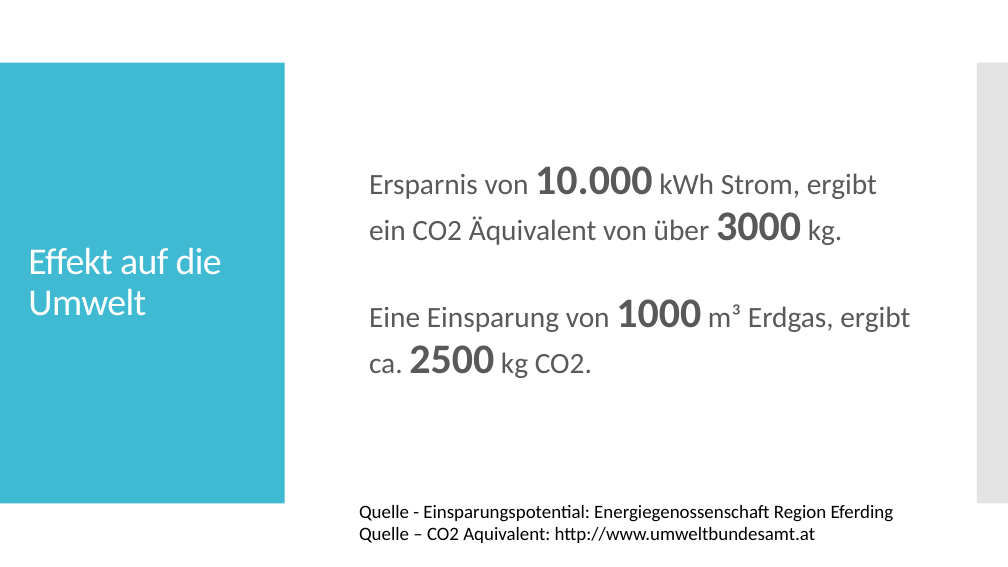
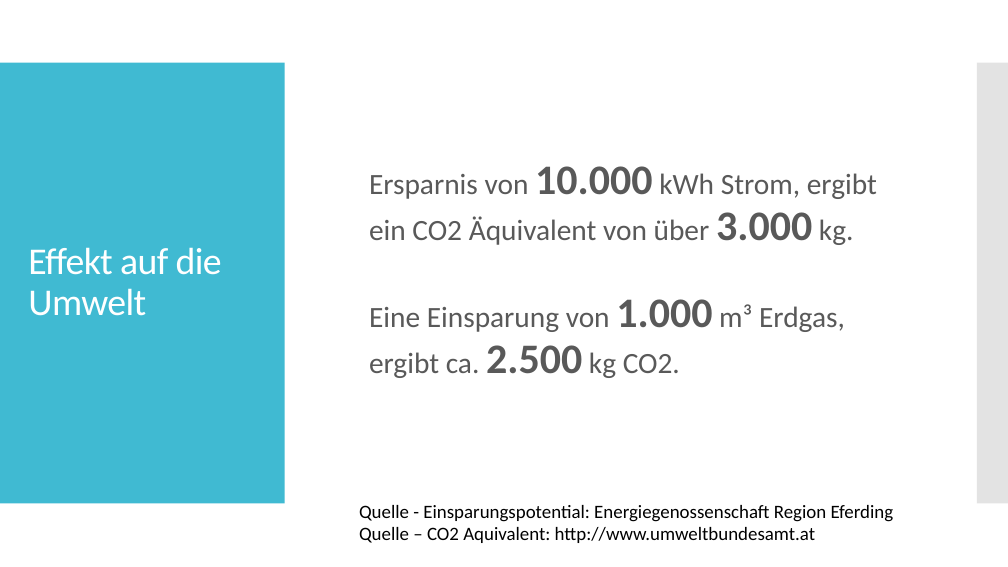
Before and after one commit to SebastianMandl/AEMS, a slide deck: slide 16 of Planung/Praesentationen/Praesentation_Leonding.pptx. Drawn at 1008x567 pixels with LibreOffice and Linux fonts; fonts in the diff are those of the drawing. Boxes give left, top, right and bottom in pixels: in the first picture for what was removed or moved away, otherwise in the second. Text is boxed around its words. In the diff, an @@ line names an element or a change of style, - is before the commit and + after.

```diff
--- a/Planung/Praesentationen/Praesentation_Leonding.pptx
+++ b/Planung/Praesentationen/Praesentation_Leonding.pptx
@@ text at [369,166,877,378]: text changed @@
-  Ersparnis von 10.000 kWh Strom, ergibt ein CO2 Äquivalent von über 3000 kg.
-  Eine Einsparung von 1000 m³ Erdgas, ergibt ca. 2500 kg CO2.
+  Ersparnis von 10.000 kWh Strom, ergibt ein CO2 Äquivalent von über 3.000 kg.
+  Eine Einsparung von 1.000 m³ Erdgas, ergibt ca. 2.500 kg CO2.
```
Also in this commit, not shown: 2 other slides changed, 2 other files.
